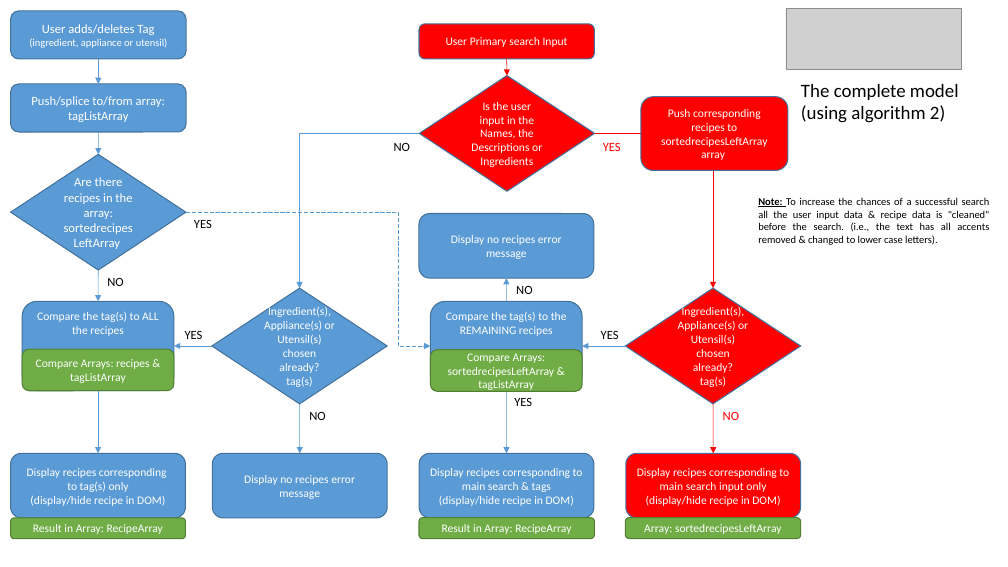
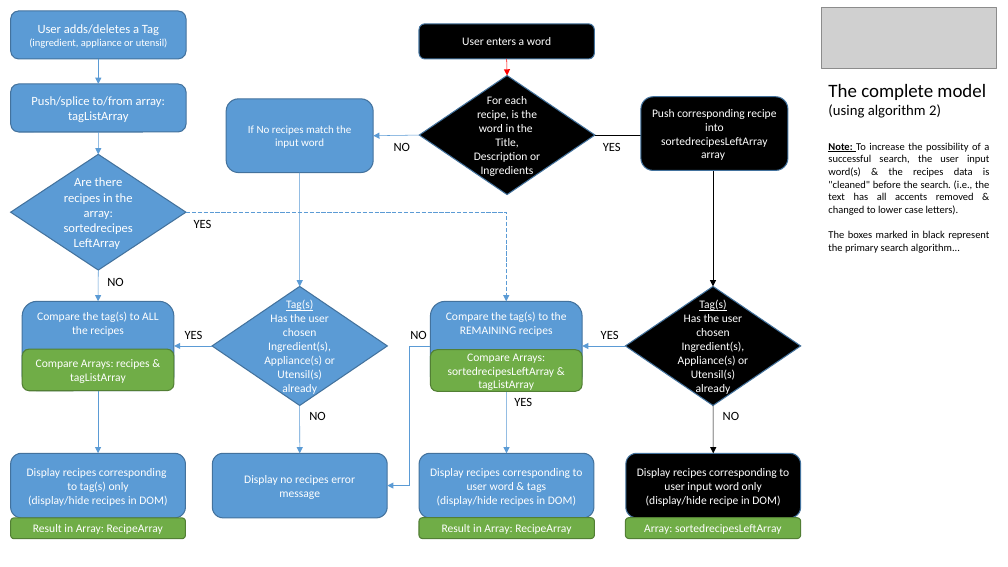
Before and after one commit to Stevens-Mark/LesPetitsPlats, a slide deck: slide 4 of Testing Results & functionality repot/flowchaw charts of the program logic.pptx. Drawn at 1008x567 pixels with LibreOffice and Linux fonts; fonts in the diff are those of the drawing; grey boxes stand for pictures. Boxes give left, top, right and bottom in pixels: in the first picture for what was removed or moved away, otherwise in the second. Text is boxed around its words. In the diff, an @@ line names an element or a change of style, - is before the commit and + after.

```diff
--- a/Testing Results & functionality repot/flowchaw charts of the program logic.pptx
+++ b/Testing Results & functionality repot/flowchaw charts of the program logic.pptx
@@ text in rounded rectangle at (x1=38, y1=24, x2=159, y2=35): text changed @@
-User adds/deletes Tag
+User adds/deletes a Tag
@@ fill #FF0000 to #000000 in 5 elements at (x1=626, y1=454, x2=801, y2=518), (x1=641, y1=97, x2=788, y2=171), (x1=625, y1=287, x2=801, y2=405), (x1=420, y1=76, x2=595, y2=194), (x1=419, y1=23, x2=594, y2=59) @@
@@ picture moved from (x1=786, y1=9, x2=962, y2=70) to (x1=821, y1=8, x2=997, y2=69) @@
@@ text in rounded rectangle at (x1=462, y1=37, x2=551, y2=45): text changed @@
-User Primary search Input
+User enters a word
@@ text "The complete model (using algorithm ..." moved from (x1=801, y1=84, x2=959, y2=123) to (x1=828, y1=84, x2=986, y2=118) @@
@@ text "The complete model (using algorithm ..." at (x1=828, y1=84, x2=986, y2=118): size 18 to 14 pt in "(using algorithm 2)" @@
@@ rounded rectangle added at (x1=226, y1=99, x2=373, y2=173), fill #5B9BD5, outline #43739E 1 pt, 10.5 pt, text #FFFFFF @@
+If No recipes match the input word
@@ text in diamond at (x1=474, y1=96, x2=540, y2=177): text changed @@
-Is the user input in the Names, the Descriptions or Ingredients
+For each recipe, is the word in the Title, Description or Ingredients
@@ text in rounded rectangle at (x1=652, y1=109, x2=776, y2=147): text changed @@
-Push corresponding recipes to sortedrecipesLeftArray
+Push corresponding recipe into sortedrecipesLeftArray
@@ elbow arrow removed from (420, 133) to (299, 288) @@
@@ arrow added from (420, 135) to (374, 136), #5B9BD5 0.5 pt @@
@@ text "YES" at (x1=603, y1=143, x2=621, y2=151): text colour #FF0000 to #000000 @@
@@ elbow arrow (595, 135) - (713, 287): stroke #FF0000 0.5 pt to #000000 0.5 pt; route changed @@
@@ text at (x1=828, y1=142, x2=989, y2=253): text changed @@
-Note: To increase the chances of a successful search all the user input data & recipe data is "cleaned" before the search. (i.e., the text has all accents removed & changed to lower case letters).
+Note: To increase the possibility of a successful search, the user input word(s) & the recipes data is "cleaned" before the search. (i.e., the text has all accents removed & changed to lower case letters).
+The boxes marked in black represent the primary search algorithm...
@@ arrow added from (299, 172) to (299, 287), #5B9BD5 0.5 pt @@
@@ elbow arrow moved from (186, 212) - (430, 346) to (186, 212) - (507, 302) @@
@@ rounded rectangle removed at (x1=419, y1=213, x2=594, y2=278) @@
-Display no recipes error message
@@ arrow removed from (507, 302) to (507, 278) @@
@@ text in diamond at (x1=678, y1=299, x2=748, y2=395): text changed @@
-Ingredient(s), Appliance(s) or Utensil(s) chosen already?
-tag(s)
+Tag(s)
+Has the user chosen
+Ingredient(s), Appliance(s) or Utensil(s) already
@@ text in diamond at (x1=264, y1=300, x2=335, y2=395): text changed @@
-Ingredient(s), Appliance(s) or Utensil(s) chosen already?
-tag(s)
+Tag(s)
+Has the user chosen
+Ingredient(s), Appliance(s) or Utensil(s) already
@@ text "NO" moved from (x1=516, y1=286, x2=532, y2=294) to (x1=410, y1=331, x2=426, y2=339) @@
@@ elbow arrow added from (430, 346) to (387, 485), #5B9BD5 0.5 pt @@
@@ arrow (713, 405) - (713, 454): stroke #FF0000 0.5 pt to #000000 0.5 pt @@
@@ text "NO" at (x1=723, y1=412, x2=739, y2=420): text colour #FF0000 to #000000 @@
@@ text in rounded rectangle at (x1=430, y1=468, x2=583, y2=506): text changed @@
-Display recipes corresponding to main search & tags
-(display/hide recipe in DOM)
+Display recipes corresponding to user word & tags
+(display/hide recipes in DOM)
@@ text in rounded rectangle at (x1=637, y1=468, x2=789, y2=492): text changed @@
-Display recipes corresponding to main search input only
+Display recipes corresponding to user input word only
@@ text in rounded rectangle at (x1=28, y1=496, x2=167, y2=506): text changed @@
-(display/hide recipe in DOM)
+(display/hide recipes in DOM)
```
Also in this commit, not shown: 7 other slides changed, 8 other files.
